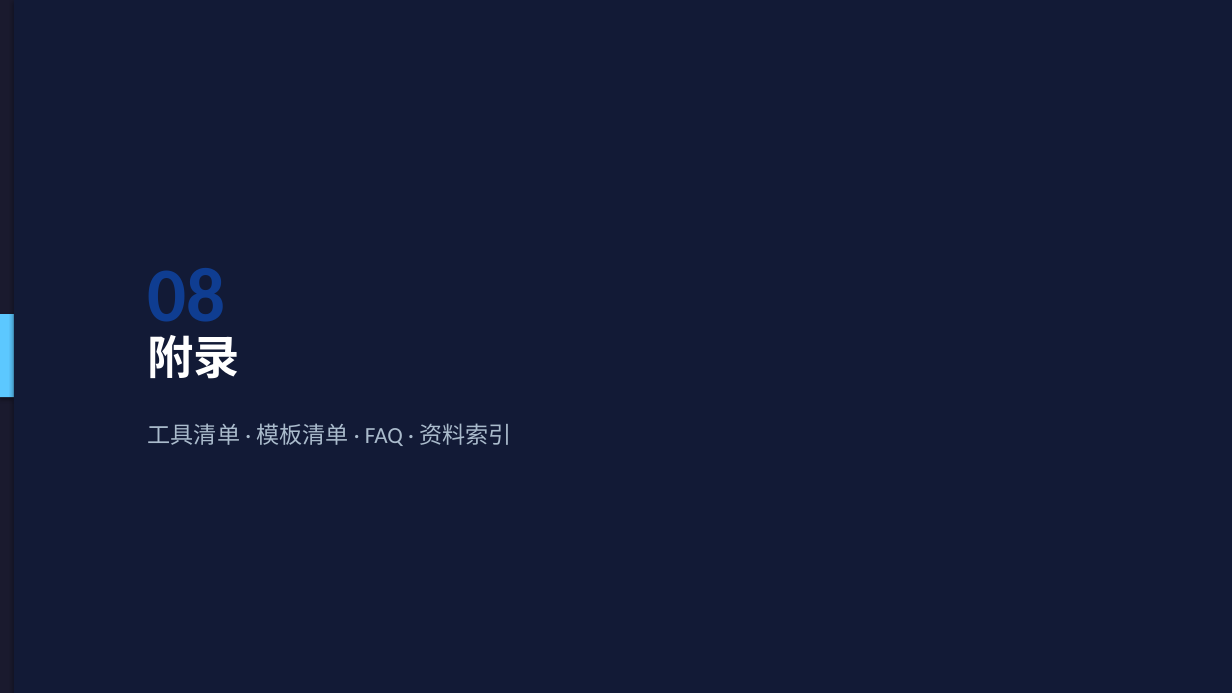
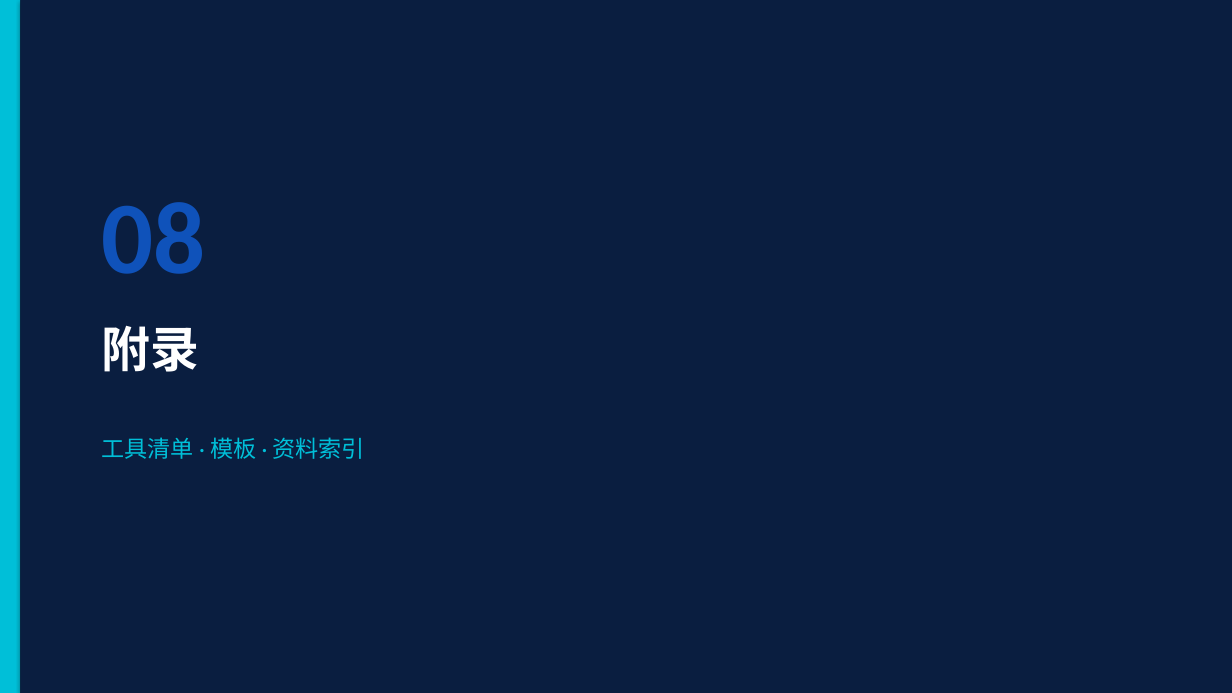
Before and after one commit to wyq0721/docs, a slide deck: slide 27 of ppt/AI项目推进汇报.pptx (slide 32 before the commit). Drawn at 1232x693 pixels with LibreOffice and Linux fonts; fonts in the diff are those of the drawing. Boxes give left, top, right and bottom in pixels: in the first picture for what was removed or moved away, otherwise in the second. Text is boxed around its words. In the diff, an @@ line names an element or a change of style, - is before the commit and + after.

```diff
--- a/ppt/AI项目推进汇报.pptx
+++ b/ppt/AI项目推进汇报.pptx
@@ rectangle at box(0, 0, 1232, 693): fill #1A1A2E to #081428 @@
@@ rectangle added at box(0, 0, 20, 693), fill #00BFD8 @@
@@ rectangle: place and size @@
-rectangle at box(14, 0, 1232, 693)
+rectangle at box(20, 0, 1232, 693)
@@ rectangle at box(20, 0, 1232, 693): fill #121A36 to #0A1E40 @@
@@ text "08": place and size @@
-text "08" at box(148, 268, 226, 339)
+text "08" at box(101, 202, 205, 274)
@@ text "08" at box(101, 202, 205, 274): size 60 to 80 pt, text colour #0F3D91 to #0F52BA @@
@@ rectangle removed at box(0, 314, 14, 397) @@
@@ text "附录": place and size @@
-text "附录" at box(148, 335, 240, 379)
+text "附录" at box(101, 325, 199, 372)
@@ text "附录" at box(101, 325, 199, 372): size 36 to 38 pt @@
@@ text at box(101, 437, 365, 459): text changed; text colour #AABBCC to #00BFD8 @@
-工具清单 · 模板清单 · FAQ · 资料索引
+工具清单 · 模板 · 资料索引
```
Also in this commit, not shown: 15 other slides changed, 13 slides added, 19 slides removed.
